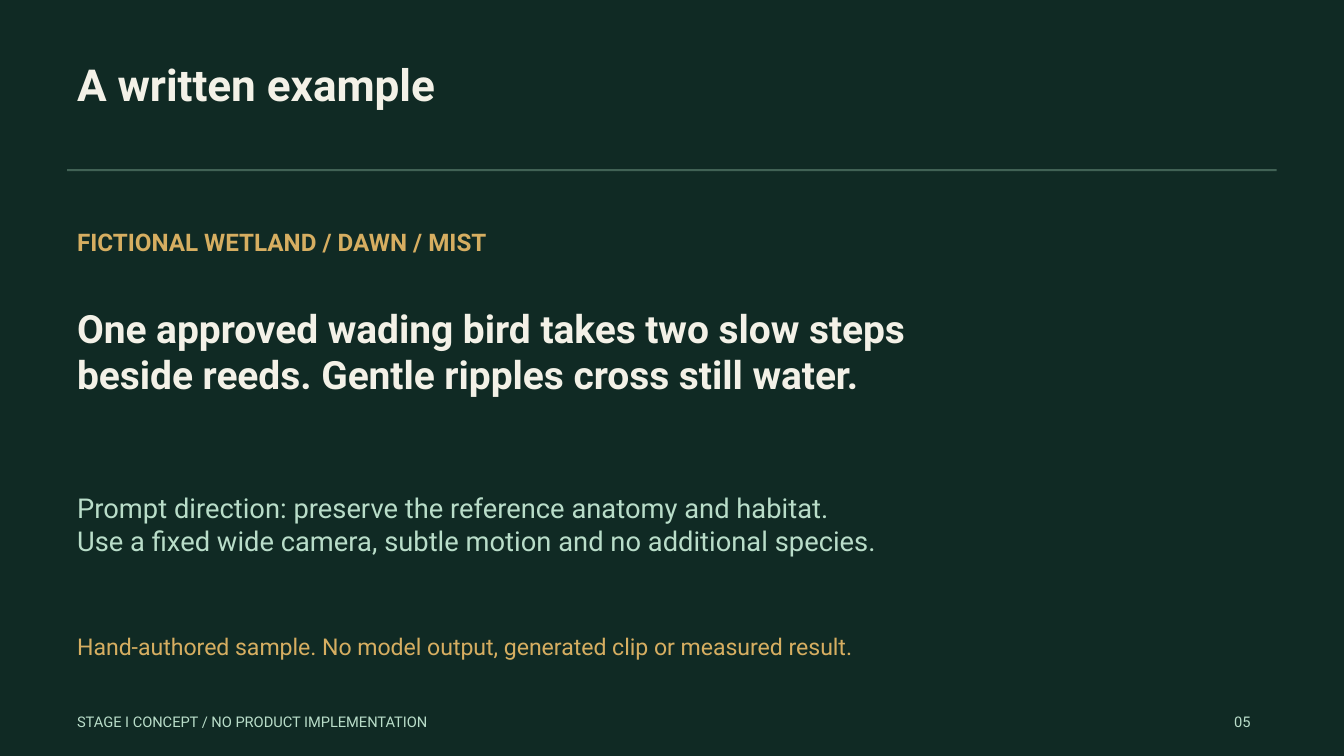
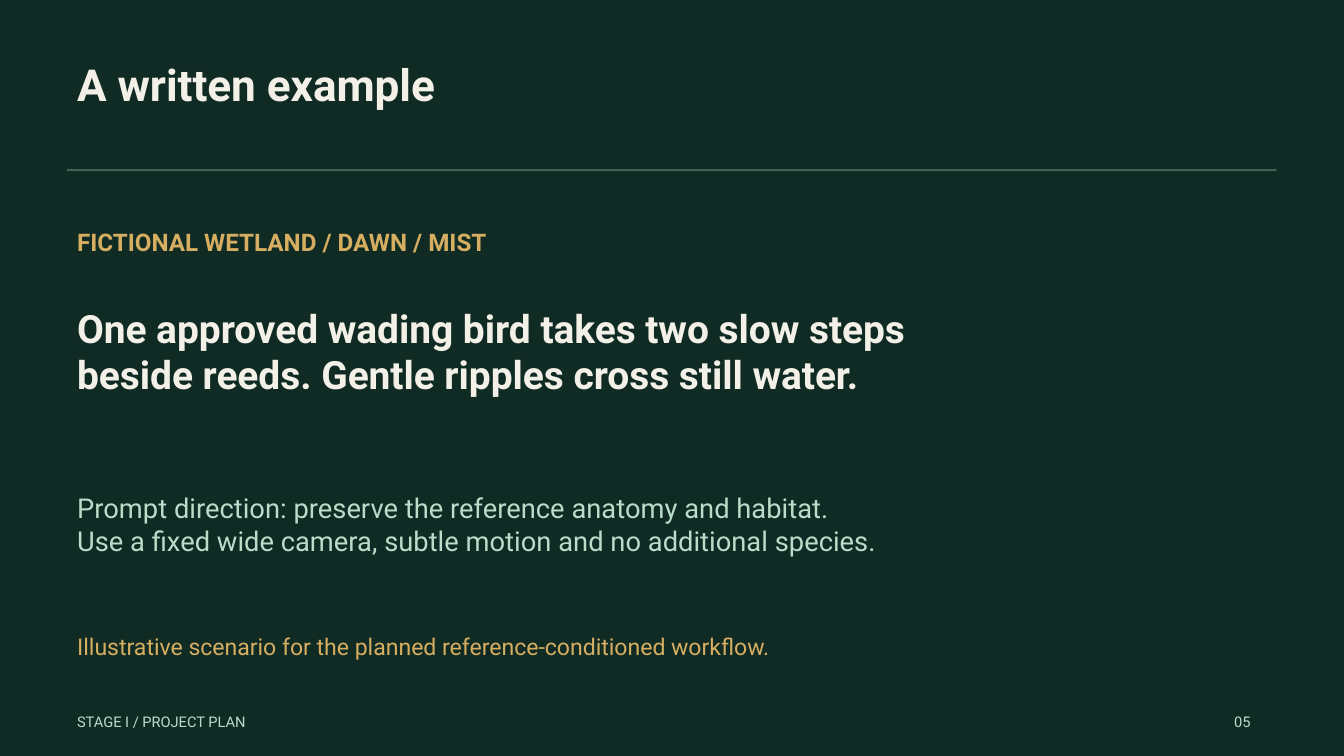
Before and after one commit to mkhsu2002/OnDemand-World-Observatory, a slide deck: slide 5 of deliverables/OnDemand-World-Observatory-Proposal.pptx. Drawn at 1344x756 pixels with LibreOffice and Linux fonts; fonts in the diff are those of the drawing. Boxes give left, top, right and bottom in pixels: in the first picture for what was removed or moved away, otherwise in the second. Text is boxed around its words. In the diff, an @@ line names an element or a change of style, - is before the commit and + after.

Commit message:
Align proposal materials with public website observation plan

```diff
--- a/deliverables/OnDemand-World-Observatory-Proposal.pptx
+++ b/deliverables/OnDemand-World-Observatory-Proposal.pptx
@@ text at [77,637,769,660]: text changed @@
-Hand-authored sample. No model output, generated clip or measured result.
+Illustrative scenario for the planned reference-conditioned workflow.
@@ text at [77,716,245,727]: text changed @@
-STAGE I CONCEPT / NO PRODUCT IMPLEMENTATION
+STAGE I / PROJECT PLAN
```
Also in this commit, not shown: 12 other slides changed, 1 slide added, 1 slide removed, 16 other files.
